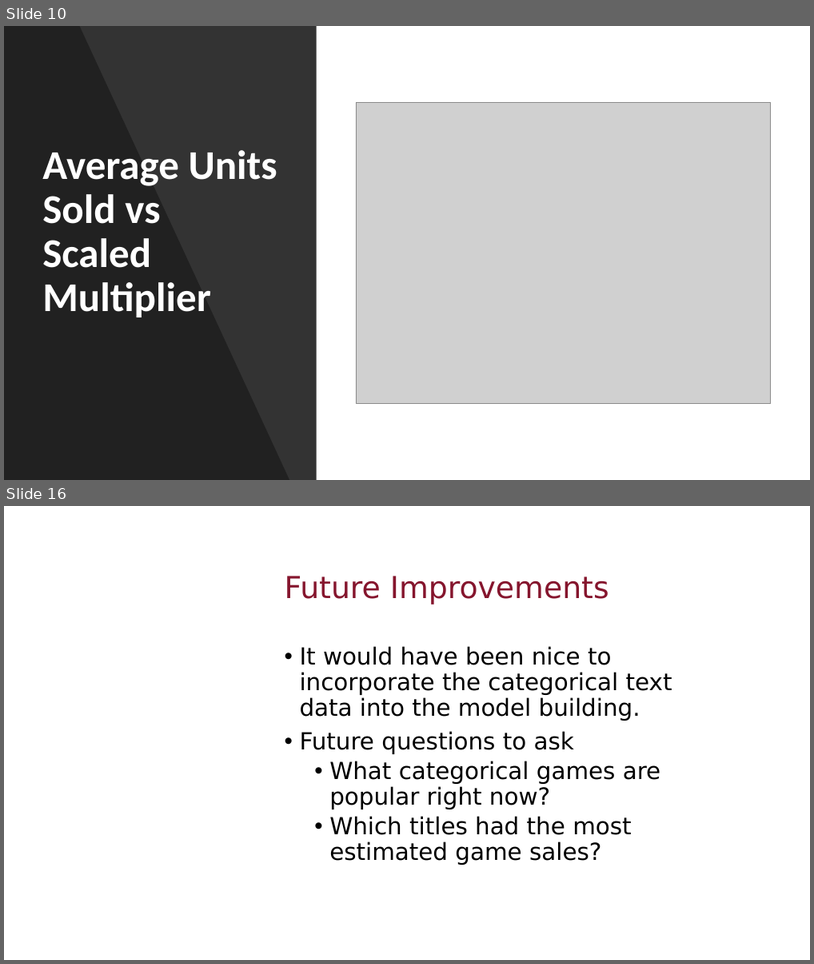
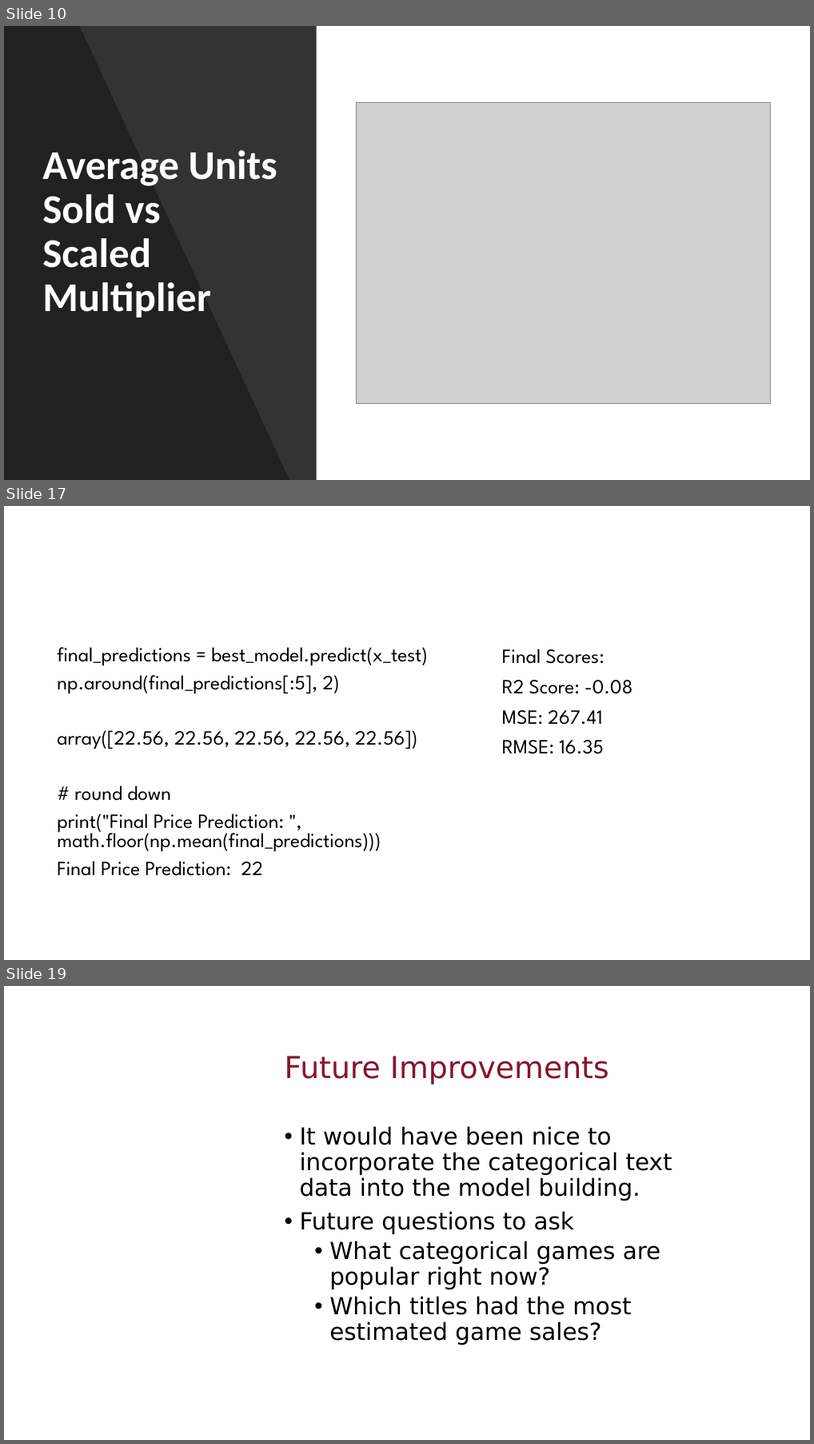
Before and after one commit to hypothetical-lemon/COMP4448, a slide deck: Steam_Final_Project.pptx. Shown one above the other, each under a label of ours: slides 10 and 16 before the commit, slides 10, 17 and 19 after it; the slides between them are not shown. The pictures are 814x964 and 814x1444 pixels, drawn with LibreOffice and Linux fonts; fonts in the diff are those of the drawing; grey boxes stand for pictures; background and template pictures are left out. Boxes give left, top, right and bottom in pixels: in the first picture for what was removed or moved away, otherwise in the second. Text is boxed around its words. In the diff, an @@ line names an element or a change of style, - is before the commit and + after.

Commit message:
update pwt, adds final predictions

```diff
--- a/Steam_Final_Project.pptx
+++ b/Steam_Final_Project.pptx
@@ slide 17 added at <box>4,506,810,960</box>, background #FFFFFF @@
@@ title added at <box>57,647,191,666</box>, 44 pt, text #FFFFFF, bold @@
+Final Predictions
@@ text added at <box>57,647,428,876</box>, 24 pt, text #000000 @@
+final_predictions = best_model.predict(x_test)
+np.around(final_predictions[:5], 2)
+array([22.56, 22.56, 22.56, 22.56, 22.56])
+# round down
+print("Final Price Prediction: ", math.floor(np.mean(final_predictions)))
+Final Price Prediction: 22
@@ text added at <box>502,648,633,754</box>, 24 pt, text #000000 @@
+Final Scores:
+R2 Score: -0.08
+MSE: 267.41
+RMSE: 16.35
@@ what was slide 16 is now slide 19 @@
```
Also in this commit, not shown: 11 slides changed, 2 other slides added, 1 other file.
